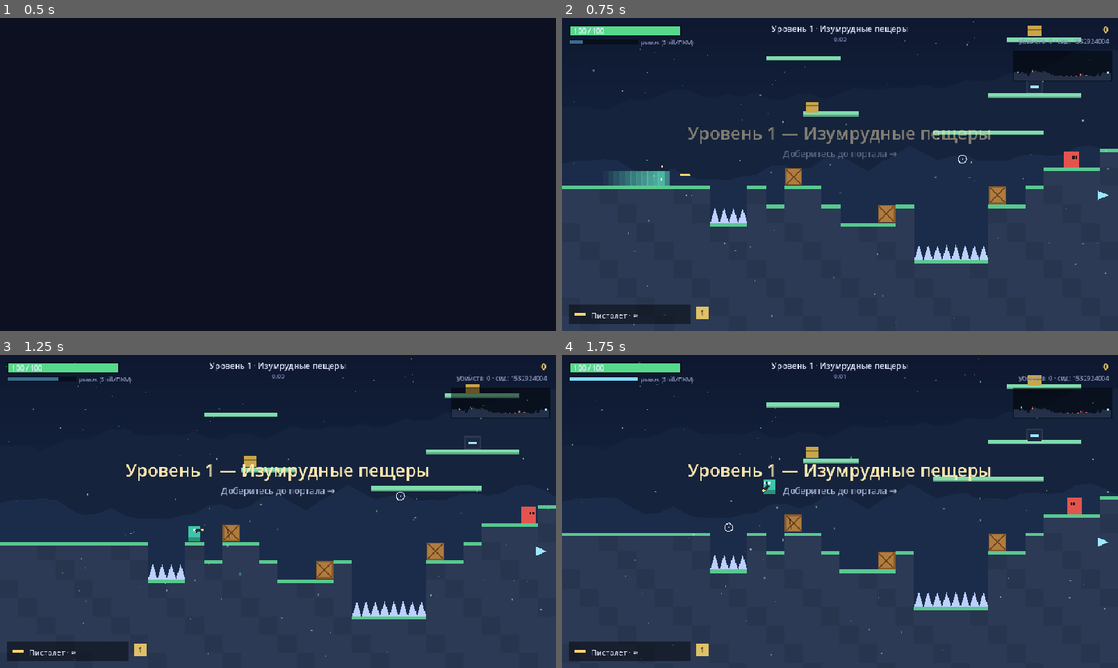
Above: before the commit, frames 1-4 (two rows, left to right).
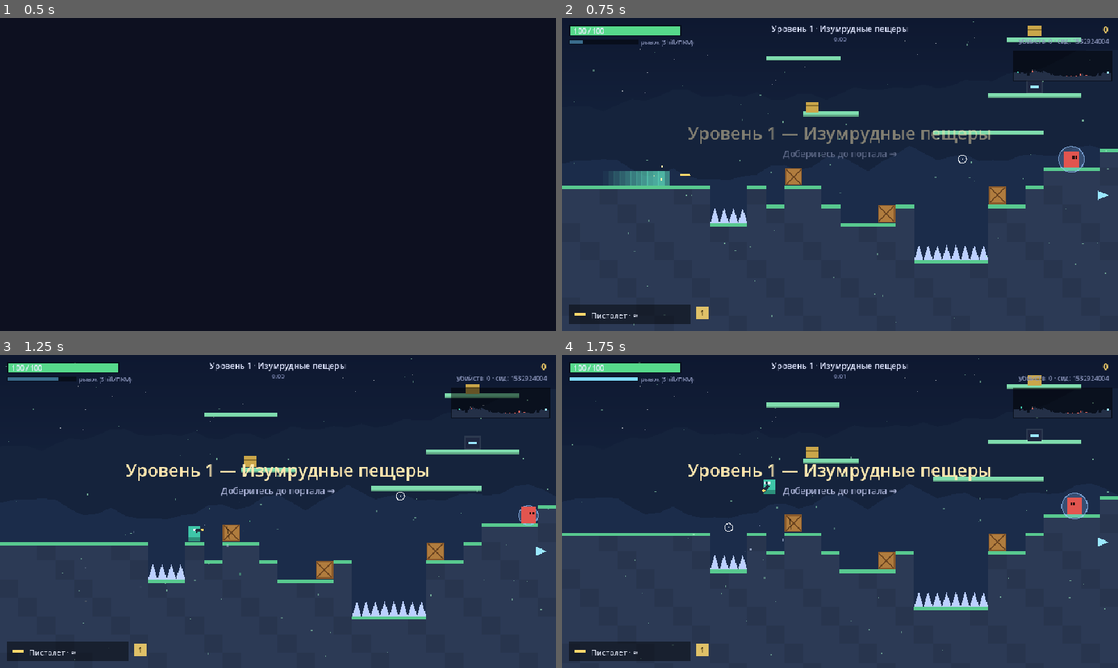
Above: after the commit, the same moments.

Repository: agent-carl/probable-enigma
Game: Godot game, scene res://Main.tscn
Two runs of this game, one before a commit and one after it. Both use one fixed random seed, a clock stepped at 60 frames per second and the inputs below.
Inputs (mouse positions are in pixels of both pictures, inside the frame that each line leads up to):
- Up to frame 1 (0.5 s): no input
- Up to frame 2 (0.75 s): tap Enter at 0.5 s; move the mouse to (962, 158) at 0.52 s; hold D from 0.53 s (still down); hold Shift from 0.53 s (still down); click (962, 158) at 0.67 s
- Up to frame 3 (1.25 s): keep holding D; keep holding Shift; tap Space at 0.77, 1.07 s
- Up to frame 4 (1.75 s): move the mouse to (728, 527) at 1.27 s; release D at 1.28 s; release Shift at 1.28 s; hold S from 1.28 s (still down); tap 1 at 1.35 s; tap Space at 1.52 s

Frame 1 is identical in both runs. In frame 2, 0.2% of the frame differs, in the area x 89-94%, y 40-50%; in frame 3, less than 0.1%; in frame 4, 0.2%, in the area x 89-95%, y 44-53%.

Commit message:
Series 1/N: CI workflow, elite enemies, and damage-direction indicators
- GitHub Actions (.github/workflows/tests.yml): on push touching godot/,
  downloads Godot 4.6.3 (cached), parse-checks both scripts, and runs the
  headless test suite, gating on 'ALL TESTS PASSED'
- Elite enemies: chance scales with level; 'armored' (takes 40% less damage)
  and 'swift' (faster move + fire) modifiers. Elites have more HP/score, a
  pulsing aura, and always drop extra loot (coins + a guaranteed item)
- On-screen damage indicators: red edge arcs point to where incoming damage
  came from (bullets/contact/explosions thread their source position)

Verified on Godot 4.6.3: parse clean, full headless suite passes (22
sections incl. elite generation, armored damage reduction, elite loot, and
hurt-direction angles); rendered an elite aura and a left-side damage arc
with no errors.

https://claude.ai/code/session_01CUUtNpiNcdpS7KL7R6tZmp

Diff:
--- a/godot/Game.gd
+++ b/godot/Game.gd
@@ -138,6 +138,7 @@
 var ambient := []      # атмосферные частицы по теме (экранное пространство)
 var weather := "spores"
 var weather_col := Color.WHITE
+var hurt_dirs := []    # индикаторы источника урона по краям экрана [{ang, life}]
 
 # Ввод текущего кадра (заполняется gather_input или тестом)
 var input := {
@@ -229,6 +230,17 @@
 		P.x = mp.x + mp.w / 2.0 - P.w / 2.0
 		P.y = mp.y - P.h
 		P.vy = 0.0
+	if demo_frame == 70 and "--elite" in OS.get_cmdline_args() and state == "play":
+		# делаем ближайших врагов элитными и показываем индикатор урона
+		var n := 0
+		for en in enemies:
+			if en.get("boss", false) or en.type == "shard":
+				continue
+			en["elite"] = true
+			en["mod"] = "swift" if n % 2 == 0 else "armored"
+			n += 1
+		P.inv = 0
+		hurt_player(12, -1, Vector2(P.x - 200, P.y))
 	if state == "play":
 		input.move = 1
 		input.jump_pressed = (demo_frame % 26 == 0)
@@ -706,6 +718,25 @@
 	for i in range(enemy_list.size()):
 		enemy_list[i]["eid"] = i
 
+	# элитные враги с модификаторами (не боссы/осколки)
+	var elite_chance := clampf(0.05 + 0.02 * level_num, 0.0, 0.30)
+	for en in enemy_list:
+		if en.get("boss", false) or en.type == "shard":
+			continue
+		if r.randf() >= elite_chance:
+			continue
+		var mod := "swift" if r.randf() < 0.5 else "armored"
+		en["elite"] = true
+		en["mod"] = mod
+		en.hp = int(round(en.hp * 2.2))
+		en.maxhp = en.hp
+		en.score = int(en.score * 2)
+		en.dmg = int(round(en.dmg * 1.2))
+		if mod == "swift":
+			en.spd *= 1.6
+			if en.cd_max > 0:
+				en.cd_max = int(en.cd_max * 0.7)
+
 	return {
 		"W": W, "H": H, "grid": grid, "ground_y": ground_y,
 		"theme": THEMES[(level_num - 1) % THEMES.size()],
@@ -891,6 +922,7 @@
 	parts = []
 	texts = []
 	afterimages = []
+	hurt_dirs = []
 	P.x = level.spawn.x
 	P.y = level.spawn.y
 	P.vx = 0.0
@@ -975,7 +1007,7 @@
 
 # ============================== Урон и смерть ==============================
 
-func hurt_player(dmg: float, from_dir: float) -> void:
+func hurt_player(dmg: float, from_dir: float, src := Vector2.INF) -> void:
 	if P.inv > 0 or state != "play":
 		return
 	var real: int = max(1, roundi(dmg * P.stats.armor_mul))
@@ -984,6 +1016,13 @@
 	P.vy = min(P.vy, -4.0)
 	shake = min(14.0, shake + 7.0)
 	play_sfx("hurt")
+	# индикатор направления источника урона
+	var ang: float
+	if src.x != INF:
+		ang = (src - Vector2(P.x + P.w / 2.0, P.y + P.h / 2.0)).angle()
+	else:
+		ang = 0.0 if from_dir >= 0 else PI
+	hurt_dirs.append({ "ang": ang, "life": 40.0 })
 	# щит поглощает урон первым
 	if P.shield > 0:
 		var absorbed: int = int(min(P.shield, real))
@@ -1009,6 +1048,9 @@
 	_set_state("dead")
 
 func hurt_enemy(en: Dictionary, dmg: int, crit: bool) -> void:
+	# элита-бронежилет снижает входящий урон
+	if en.get("mod", "") == "armored":
+		dmg = max(1, int(round(dmg * 0.6)))
 	en.hp -= dmg
 	en.hurt_t = 90
 	damage_dealt += dmg
@@ -1048,6 +1090,15 @@
 			drop_loot(en)
 			if en.get("type", "") == "splitter":
 				_spawn_shards(en)
+		# элита всегда роняет дополнительный лут (монеты + гарантированный предмет)
+		if en.get("elite", false):
+			var ecx: float = en.x + en.w / 2.0
+			for _c in range(rng.randi_range(2, 4)):
+				pickups.append({ "kind": "coin", "x": ecx - 6, "y": en.y, "w": 12, "h": 12, "vy": -3.0 - rng.randf() * 2.0, "t": 0.0 })
+			if rng.randf() < 0.5:
+				pickups.append({ "kind": "med", "x": ecx - 11, "y": en.y, "w": 22, "h": 18, "vy": -3.0, "t": 0.0, "heal": 20 })
+			else:
+				pickups.append({ "kind": "shield", "x": ecx - 10, "y": en.y, "w": 20, "h": 20, "vy": -3.0, "t": 0.0, "shield": 20.0 })
 
 func _spawn_shards(en: Dictionary) -> void:
 	# делящийся враг распадается на два быстрых осколка
@@ -1078,7 +1129,7 @@
 				hurt_enemy(en, dmg, false)
 	else:
 		if P.inv <= 0 and state == "play" and Vector2(P.x + P.w / 2.0, P.y + P.h / 2.0).distance_to(c) <= radius:
-			hurt_player(dmg, 1 if P.x + P.w / 2.0 > x else -1)
+			hurt_player(dmg, 1 if P.x + P.w / 2.0 > x else -1, c)
 	# взрывы крушат ящики в радиусе
 	var crates: Dictionary = level.get("crate_hp", {})
 	if not crates.is_empty():
@@ -1604,7 +1655,7 @@
 			en.hurt_t -= 1
 
 		if P.inv <= 0 and not en.dead and en.type != "exploder" and aabb(en, P):
-			hurt_player(en.dmg, 1 if P.x + P.w / 2.0 > ecx else -1)
+			hurt_player(en.dmg, 1 if P.x + P.w / 2.0 > ecx else -1, Vector2(ecx, ecy))
 
 	var alive := []
 	for en in enemies:
@@ -1658,7 +1709,7 @@
 							break
 			elif P.inv <= 0 and state == "play" \
 					and b.x > P.x - 2 and b.x < P.x + P.w + 2 and b.y > P.y - 2 and b.y < P.y + P.h + 2:
-				hurt_player(b.dmg, 1 if b.vx > 0 else -1)
+				hurt_player(b.dmg, 1 if b.vx > 0 else -1, Vector2(b.x, b.y))
 				hit = true
 			if b.y < -200 or b.y > level.px_h + 200 or b.x < -200 or b.x > level.px_w + 200:
 				hit = true
@@ -1753,6 +1804,12 @@
 		if t.life > 0:
 			to.append(t)
 	toasts = to
+	var hd := []
+	for h in hurt_dirs:
+		h.life -= 1
+		if h.life > 0:
+			hd.append(h)
+	hurt_dirs = hd
 
 func update_camera() -> void:
 	# лёгкий look-ahead в сторону прицела
@@ -1901,7 +1958,18 @@
 		draw_set_transform(Vector2.ZERO)
 
 		_draw_ambient()
+		_draw_hurt_dirs()
 		_draw_hud()
+
+func _draw_hurt_dirs() -> void:
+	# дуга-вспышка у края экрана в сторону источника урона
+	var ctr := Vector2(VW / 2.0, VH / 2.0)
+	for h in hurt_dirs:
+		var a := clampf(h.life / 40.0, 0.0, 1.0)
+		var ang: float = h.ang
+		var rad := 250.0
+		var pos := ctr + Vector2(cos(ang), sin(ang)) * rad
+		draw_arc(pos, 60.0, ang + PI - 0.5, ang + PI + 0.5, 12, Color(1, 0.3, 0.3, 0.55 * a), 8.0)
 
 func _draw_ambient() -> void:
 	for p in ambient:
@@ -2031,6 +2099,13 @@
 func _draw_enemies() -> void:
 	for en in enemies:
 		var flash: bool = en.hurt_t > 84
+		# аура элитного врага
+		if en.get("elite", false):
+			var ec := Vector2(en.x + en.w / 2.0, en.y + en.h / 2.0)
+			var acol := Color(1, 0.84, 0.3, 0.22) if en.mod == "swift" else Color(0.6, 0.78, 1.0, 0.22)
+			var rr := maxf(en.w, en.h) * 0.7 + sin(tick * 0.12 + float(en.eid)) * 3.0
+			draw_circle(ec, rr, acol)
+			draw_arc(ec, rr, 0, TAU, 20, Color(acol.r, acol.g, acol.b, 0.7), 1.5)
 		if en.type == "walker":
 			draw_rect(Rect2(en.x, en.y, en.w, en.h), Color.WHITE if flash else Color("#e2554f"))
 			var exx: float = en.x + en.w / 2.0 + en.dir * 5
--- a/godot/Test.gd
+++ b/godot/Test.gd
@@ -596,6 +596,44 @@
 		_ok(is_finite(p.x) and is_finite(p.y), "ambient stays finite")
 		_ok(p.x >= -16 and p.x <= 960 + 16 and p.y >= -16 and p.y <= 540 + 16, "ambient wraps within bounds")
 
+	# ---------- 21. Элитные враги ----------
+	var elites := 0
+	for s5 in range(1, 41):
+		for lv in range(1, 7):
+			for en in game.generate_level(s5 * 311 + lv, lv).enemies:
+				if en.get("elite", false):
+					elites += 1
+					_ok(en.mod == "swift" or en.mod == "armored", "elite has a valid modifier")
+					_ok(not en.get("boss", false) and en.type != "shard", "elite is not boss/shard")
+	_ok(elites > 0, "elite enemies are generated (total %d)" % elites)
+
+	# бронежилет снижает входящий урон (×0.6)
+	game.start_run(41, "41")
+	var armored := { "type": "walker", "x": 100.0, "y": 100.0, "w": 20, "h": 20, "hp": 100, "maxhp": 100, "score": 10, "dead": false, "hurt_t": 0, "eid": 1, "elite": true, "mod": "armored" }
+	game.enemies = [armored]
+	game.hurt_enemy(armored, 50, false)
+	_ok(armored.hp == 100 - int(round(50 * 0.6)), "armored elite takes reduced damage (hp=%d)" % armored.hp)
+
+	# элита роняет дополнительный лут при гибели
+	game.start_run(42, "42")
+	game.pickups = []
+	var rich := { "type": "walker", "x": 200.0, "y": 200.0, "w": 20, "h": 20, "hp": 1, "maxhp": 40, "score": 20, "dead": false, "hurt_t": 0, "eid": 2, "elite": true, "mod": "swift" }
+	game.enemies = [rich]
+	game.hurt_enemy(rich, 50, false)
+	_ok(rich.dead, "elite dies")
+	_ok(game.pickups.size() >= 3, "elite drops extra loot (%d pickups)" % game.pickups.size())
+
+	# ---------- 22. Индикатор направления урона ----------
+	game.start_run(43, "43")
+	game.hurt_dirs = []
+	game.P.inv = 0
+	game.hurt_player(10, 1, Vector2(game.P.x + 200, game.P.y))
+	_ok(game.hurt_dirs.size() == 1, "hurt records a direction indicator")
+	_ok(abs(game.hurt_dirs[0].ang) < 0.2, "damage from the right -> angle ~0")
+	game.P.inv = 0
+	game.hurt_player(10, -1, Vector2(game.P.x - 200, game.P.y))
+	_ok(abs(abs(game.hurt_dirs[1].ang) - PI) < 0.2, "damage from the left -> angle ~PI")
+
 	if failures == 0:
 		print("\nALL TESTS PASSED")
 	else:
Not shown, added: .github/workflows/tests.yml
Not shown, changed: README.md
Not shown, changed: godot/README.md
